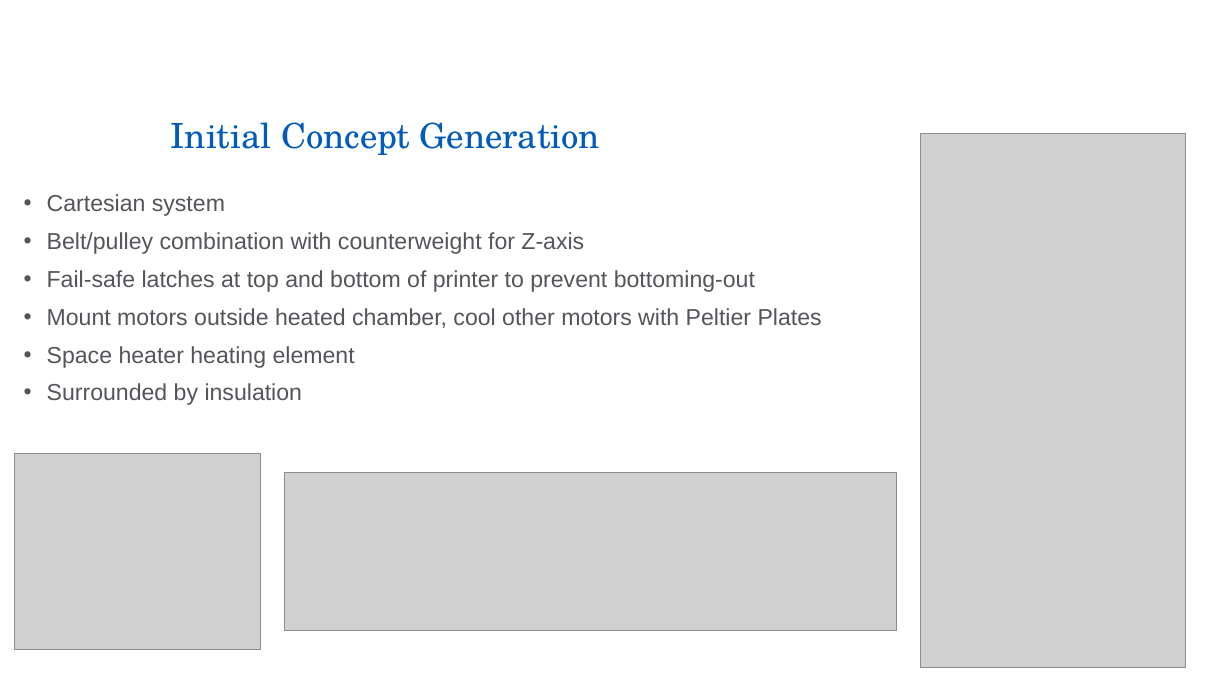
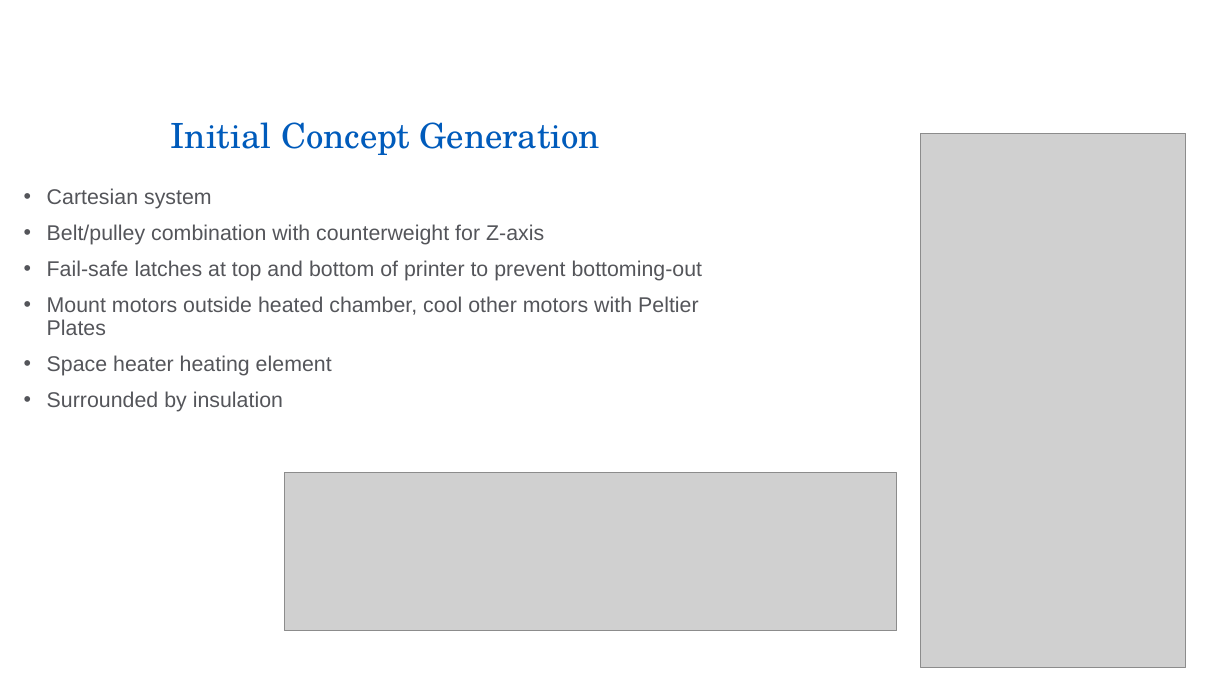
Before and after one commit to jfcbooth/3d_printer, a slide deck: slide 5 of reports/Preliminary Design Presentation.pptx. Drawn at 1232x693 pixels with LibreOffice and Linux fonts; fonts in the diff are those of the drawing; grey boxes stand for pictures; background and template pictures are left out. Boxes give left, top, right and bottom in pixels: in the first picture for what was removed or moved away, otherwise in the second. Text is boxed around its words. In the diff, an @@ line names an element or a change of style, - is before the commit and + after.

```diff
--- a/reports/Preliminary Design Presentation.pptx
+++ b/reports/Preliminary Design Presentation.pptx
@@ text "Cartesian system" at (47,188,703,412): size 18 to 16.6 pt @@
@@ picture removed at (15,454,261,650) @@
```
Also in this commit, not shown: 3 other slides changed, 1 other file.
